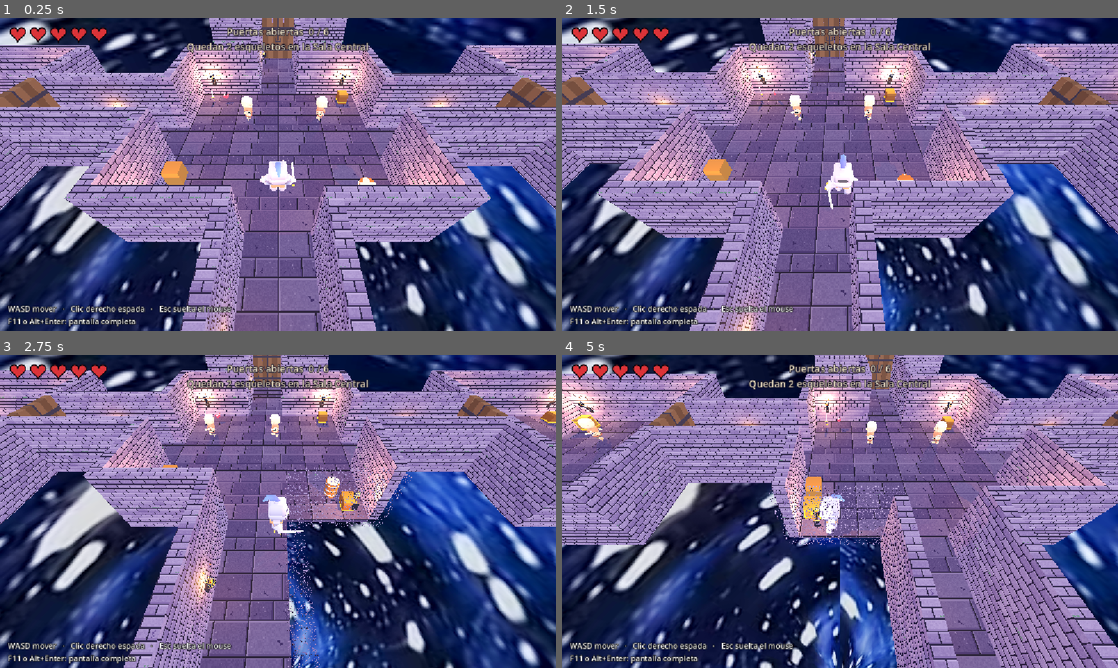
Above: before the commit, frames 1-4 (two rows, left to right).
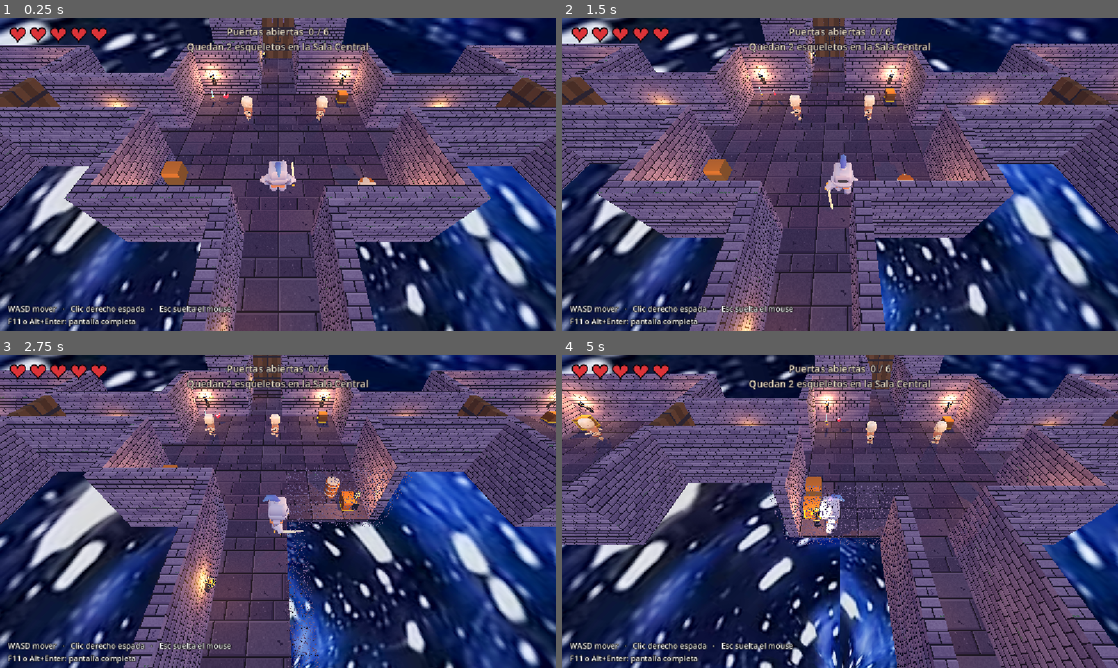
Above: after the commit, the same moments.

Repository: Tairacx/Pixel-dungeon-lite
Game: Godot game, scene res://Level_1.tscn
Two runs of this game, one before a commit and one after it. Both use one fixed random seed, a clock stepped at 60 frames per second and the inputs below. Sound files missing from this copy of the repository are replaced by a short silence.
Inputs (mouse positions are in pixels of both pictures, inside the frame that each line leads up to):
- Up to frame 1 (0.25 s): no input
- Up to frame 2 (1.5 s): tap Enter at 0.5 s; move the mouse to (962, 158) at 0.52 s; hold D (move_right) 0.53-1.28 s; tap E (abrir) at 0.6 s; click (962, 158) at 0.67 s; move the mouse to (728, 190) at 1.27 s; hold S (move_down) from 1.28 s (still down); tap Middle mouse button (apuntar) at 1.35 s
- Up to frame 3 (2.75 s): move the mouse to (333, 442) at 2.02 s; release S (move_down) at 2.03 s; hold D (move_right) from 2.03 s (still down); hold Shift (correr) from 2.03 s (still down)
- Up to frame 4 (5 s): move the mouse to (812, 574) at 2.77 s; release D (move_right) at 2.78 s; release Shift (correr) at 2.78 s; hold W (move_up) 2.78-3.53 s; click (812, 574) at 2.85 s; move the mouse to (1006, 558) at 3.52 s; hold A (move_left) from 3.53 s (still down); tap T at 3.6 s; move the mouse to (673, 464) at 4.27 s; tap R at 4.35 s

The runs differ from the first frame. In frame 1, 62% of the frame differs, in the area x 0-100%, y 0-100%; in frame 2, 62%; in frame 3, 53%; in frame 4, 61%.

Commit message:
Bajar el brillo del ambiente (punto medio)

Diff:
--- a/Level_1.tscn
+++ b/Level_1.tscn
@@ -37,8 +37,8 @@
 background_color = Color(0.106, 0.086, 0.149, 1)
 sky = SubResource("Sky_d1osm")
 ambient_light_source = 2
-ambient_light_color = Color(0.75, 0.73, 0.78, 1)
-ambient_light_energy = 2.2
+ambient_light_color = Color(0.6, 0.58, 0.62, 1)
+ambient_light_energy = 1.1
 tonemap_mode = 2
 
 [sub_resource type="BoxMesh" id="PisoMalla"]
@@ -117,7 +117,7 @@
 
 [node name="LuzAmbiente" type="DirectionalLight3D" parent="."]
 transform = Transform3D(0.866025, -0.353553, 0.353553, 0, 0.707107, 0.707107, -0.5, -0.612372, 0.612372, 0, 6, 0)
-light_energy = 0.6
+light_energy = 0.3
 shadow_enabled = false
 
 [node name="Mazmorra" type="Node3D" parent="." unique_id=2004628181]
